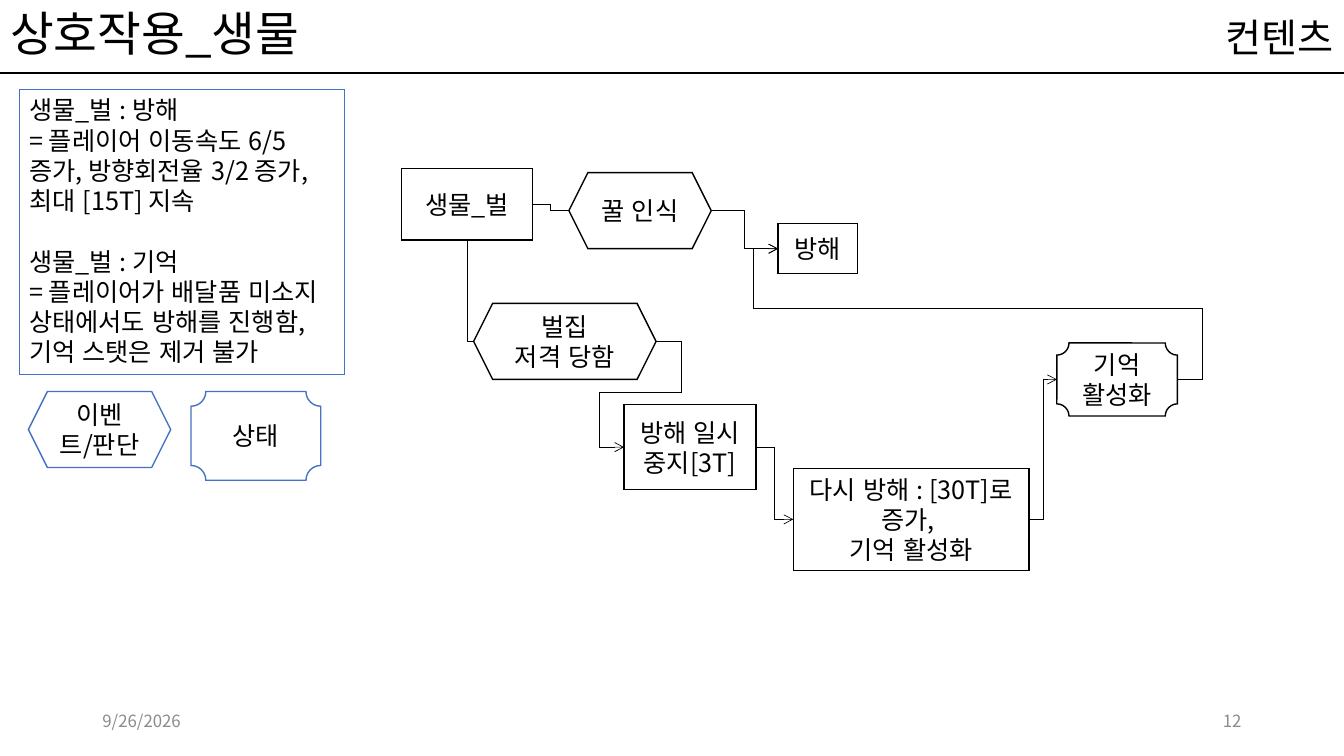
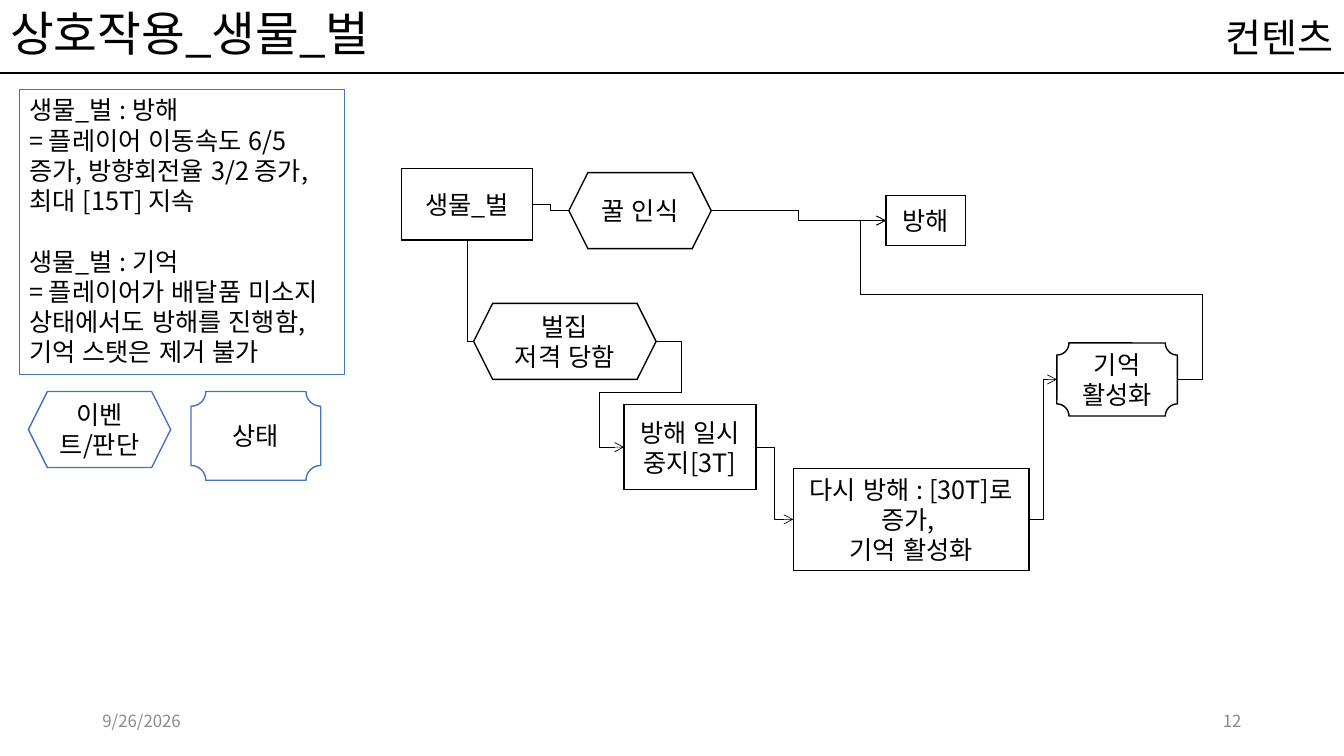
Before and after one commit to kwakyerin/2026_Graduation_Project, a slide deck: slide 12 of documents/HyunahKwon/design/designing/for_teammates/프로토타입_기획.pptx. Drawn at 1344x756 pixels with LibreOffice and Linux fonts; fonts in the diff are those of the drawing. Boxes give left, top, right and bottom in pixels: in the first picture for what was removed or moved away, otherwise in the second. Text is boxed around its words. In the diff, an @@ line names an element or a change of style, - is before the commit and + after.

```diff
--- a/documents/HyunahKwon/design/designing/for_teammates/프로토타입_기획.pptx
+++ b/documents/HyunahKwon/design/designing/for_teammates/프로토타입_기획.pptx
@@ title at [10,11,369,58]: text changed @@
-상호작용_생물
+상호작용_생물_벌
@@ rectangle "방해": place and size @@
-rectangle "방해" at [778,224,858,274]
+rectangle "방해" at [886,196,966,246]
@@ elbow arrow moved from (712, 211) - (778, 249) to (712, 211) - (886, 221) @@
@@ elbow arrow moved from (1178, 379) - (778, 249) to (1178, 379) - (886, 221) @@
```
Also in this commit, not shown: 12 other slides changed, 1 slide added, 1 other file.
